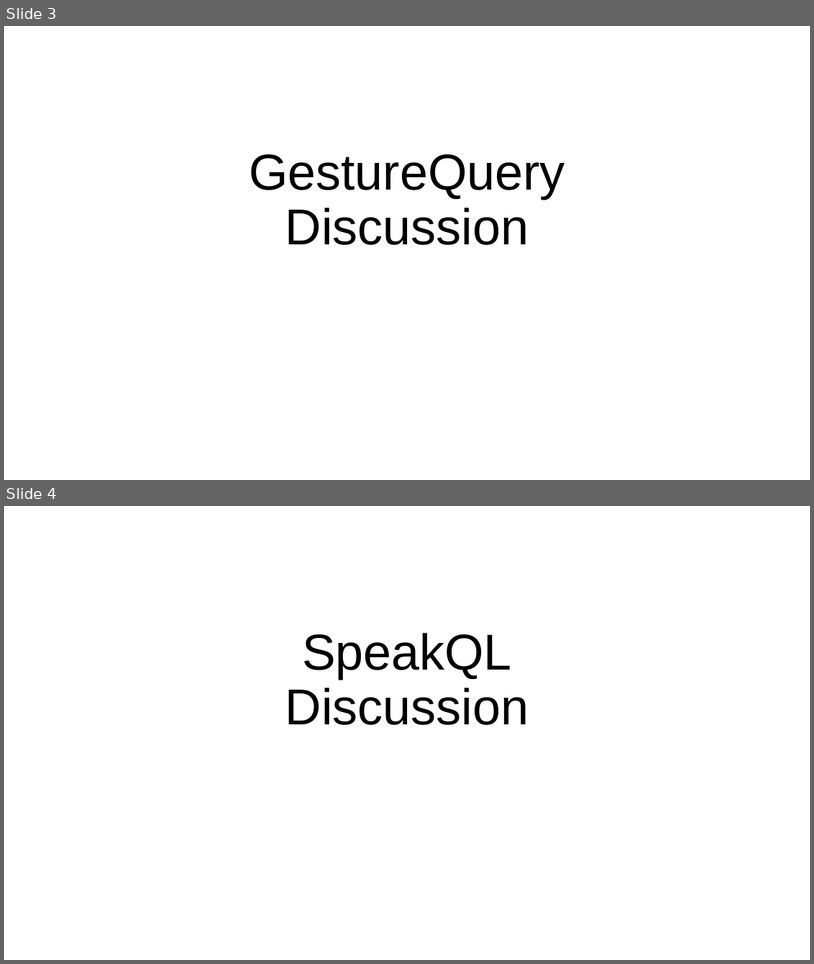
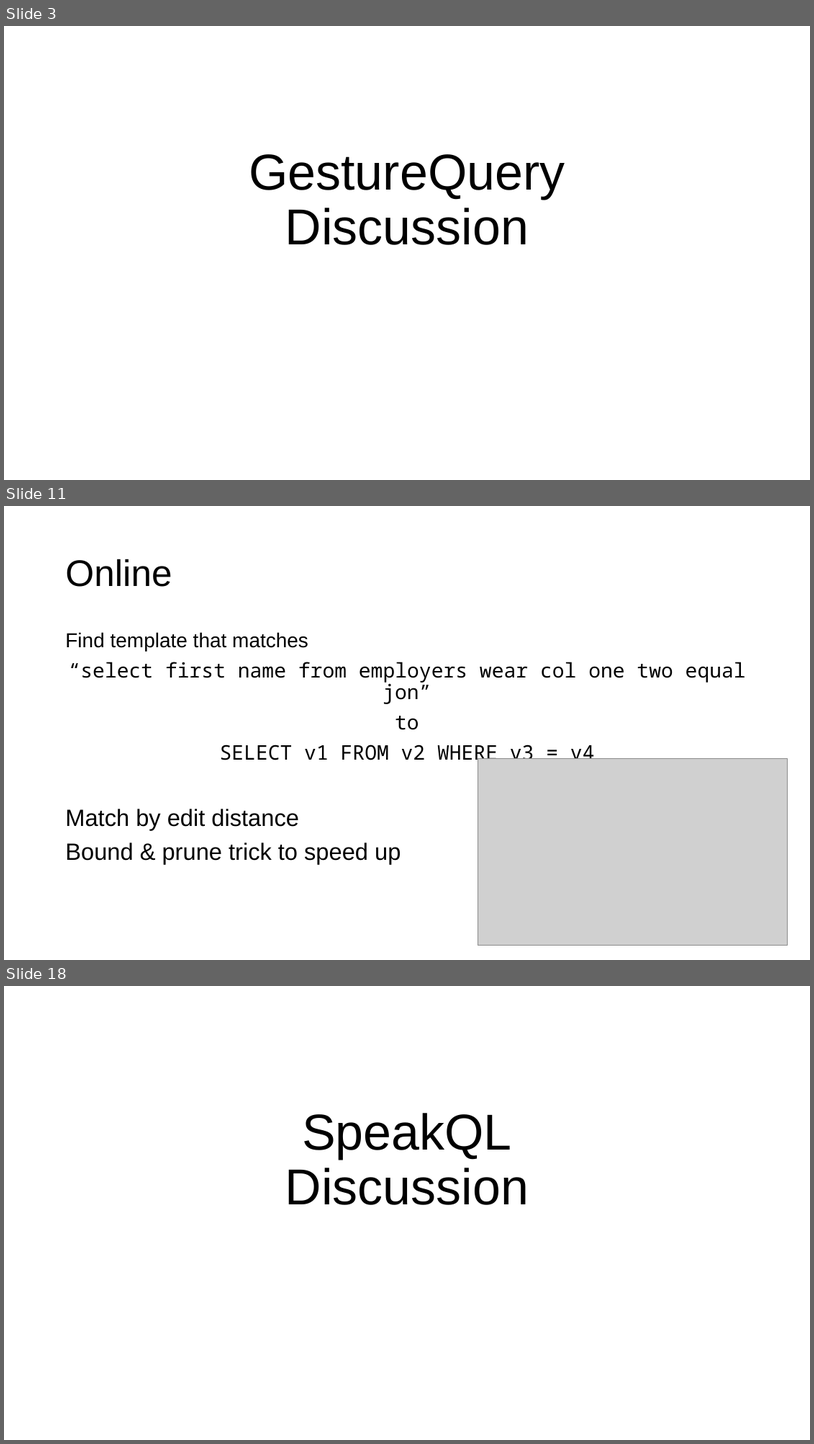
Before and after one commit to columbiaviz/columbiaviz.github.io, a slide deck: 2020s_w6998/lecs/08_modalities.pptx. Shown one above the other, each under a label of ours: slides 3 and 4 before the commit, slides 3, 11 and 18 after it; the slides between them are not shown. The pictures are 814x964 and 814x1444 pixels, drawn with LibreOffice and Linux fonts; fonts in the diff are those of the drawing; grey boxes stand for pictures. Boxes give left, top, right and bottom in pixels: in the first picture for what was removed or moved away, otherwise in the second. Text is boxed around its words. In the diff, an @@ line names an element or a change of style, - is before the commit and + after.

```diff
--- a/2020s_w6998/lecs/08_modalities.pptx
+++ b/2020s_w6998/lecs/08_modalities.pptx
@@ slide 11 added at box(4, 506, 810, 960), background #FFFFFF @@
@@ title added at box(65, 559, 172, 587), 44 pt, text #000000 @@
+Online
@@ text added at box(65, 632, 746, 864), 24 pt, text #000000 @@
+Find template that matches
+“select first name from employers wear col one two equal jon”
+to
+SELECT v1 FROM v2 WHERE v3 = v4
+Match by edit distance
+Bound & prune trick to speed up
@@ picture added at box(478, 759, 788, 945) @@
@@ what was slide 4 is now slide 18 @@
```
Also in this commit, not shown: 1 slide changed, 16 other slides added.
